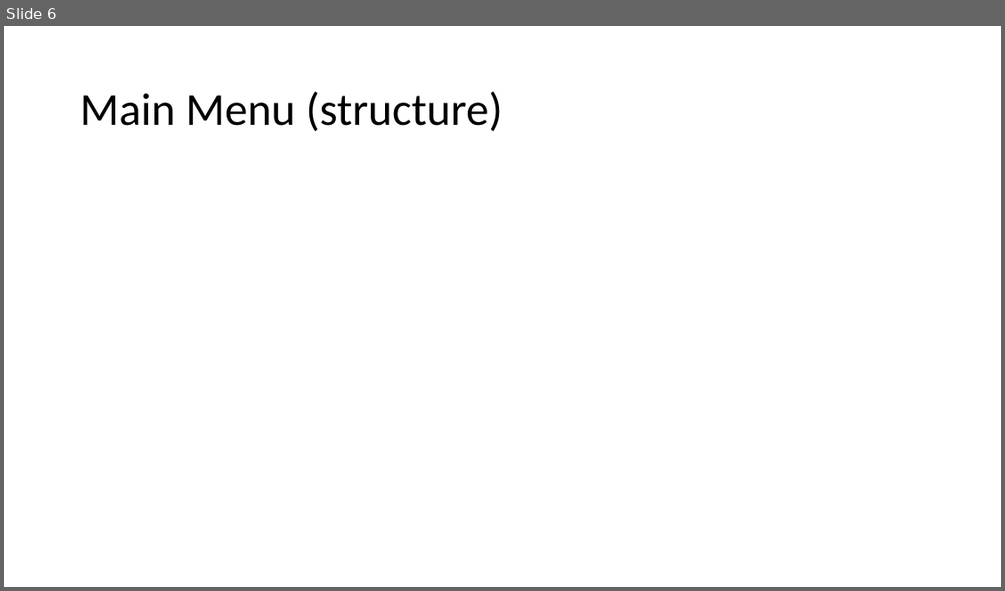
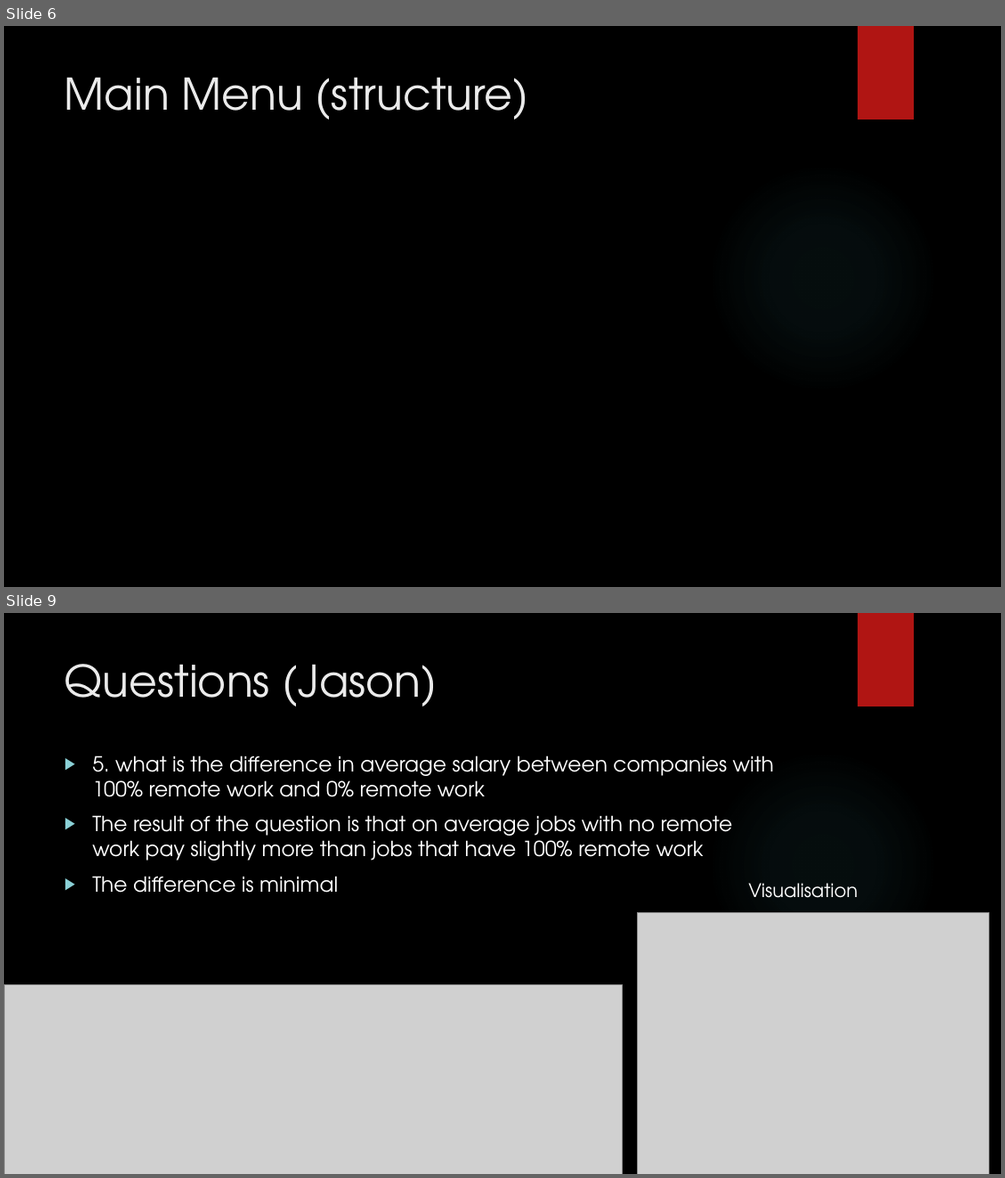
Before and after one commit to csmfduro/salaries, a slide deck: Computer Science Workshop Presentation.pptx. Shown one above the other, each under a label of ours: slide 6 before the commit, slides 6 and 9 after it; the slides between them are not shown. The pictures are 1005x591 and 1005x1178 pixels, drawn with LibreOffice and Linux fonts; fonts in the diff are those of the drawing; grey boxes stand for pictures; background and template pictures are left out. Boxes give left, top, right and bottom in pixels: in the first picture for what was removed or moved away, otherwise in the second. Text is boxed around its words. In the diff, an @@ line names an element or a change of style, - is before the commit and + after.

Commit message:
Worked on Presentation slides
Filled in slides 1-5, 7, 9-10 of presentation

```diff
--- a/Computer Science Workshop Presentation.pptx
+++ b/Computer Science Workshop Presentation.pptx
@@ slide 9 added at <box>4,613,1001,1174</box>, background picture (left out); not listed: 2 template elements that a slide beside it also shows @@
@@ title added at <box>65,664,437,706</box>, 42 pt, text #EBEBEB @@
+Questions (Jason)
@@ text added at <box>92,755,774,892</box>, 20 pt, text #FFFFFF @@
+▶ 5. what is the difference in average salary between companies with 100% remote work and 0% remote work
+▶ The result of the question is that on average jobs with no remote work pay slightly more than jobs that have 100% remote work
+▶ The difference is minimal
@@ text added at <box>748,883,858,898</box>, 18 pt, text #FFFFFF @@
+Visualisation
@@ picture added at <box>638,912,989,1174</box> @@
@@ picture added at <box>4,985,623,1174</box> @@
@@ slide 6 changed as well @@
@@ background #FFFFFF to picture (left out) @@
@@ rectangle added at <box>858,26,914,119</box>, fill #B01513 @@
@@ title "Main Menu (structure)": place and size @@
-title "Main Menu (structure)" at <box>80,91,502,131</box>
+title "Main Menu (structure)" at <box>65,77,529,119</box>
@@ title "Main Menu (structure)" at <box>65,77,529,119</box>: size 44 to 42 pt, font Calibri to TeX Gyre Adventor, text colour #000000 to #EBEBEB; line spacing 0.9 to 1; vertical alignment middle to top @@
@@ ellipse added at <box>708,163,938,394</box>, fill gradient #50B9C1 @@
```
Also in this commit, not shown: 11 other slides changed, 5 other slides added, 5 slides removed.
